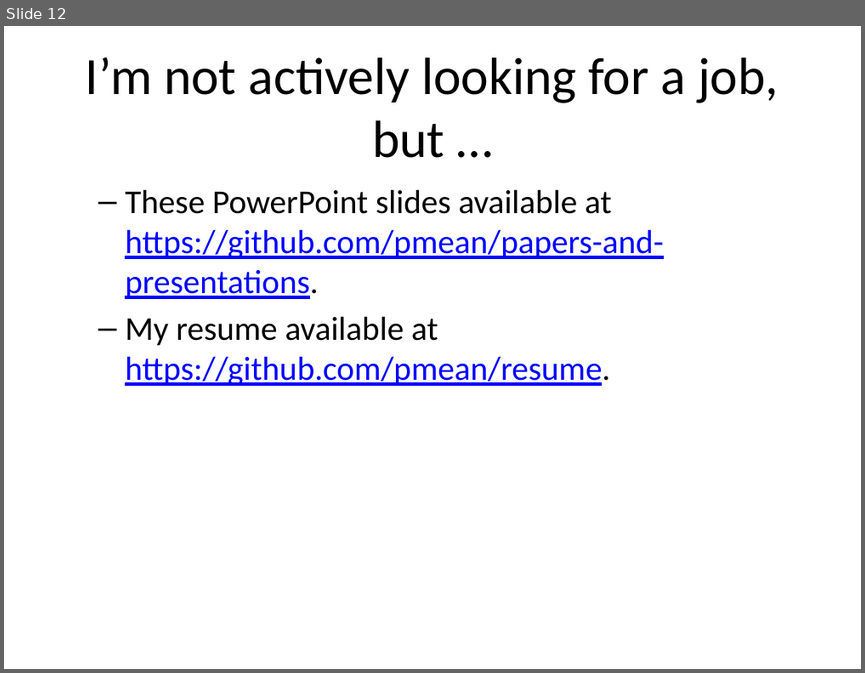
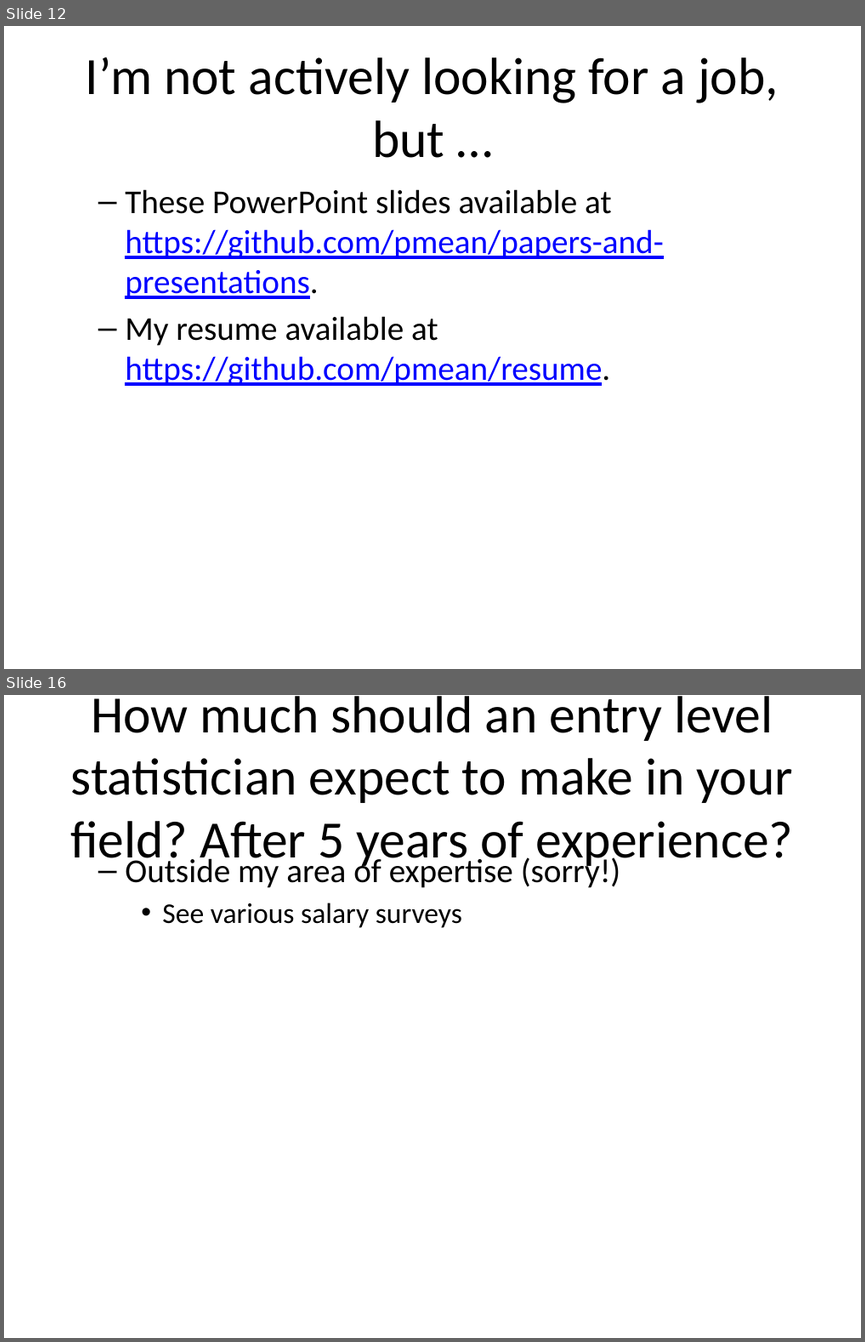
Before and after one commit to pmean/papers-and-presentations, a slide deck: consulting-careers/introduction.pptx. Shown one above the other, each under a label of ours: slide 12 before the commit, slides 12 and 16 after it; the slides between them are not shown. The pictures are 865x673 and 865x1342 pixels, drawn with LibreOffice and Linux fonts; fonts in the diff are those of the drawing. Boxes give left, top, right and bottom in pixels: in the first picture for what was removed or moved away, otherwise in the second. Text is boxed around its words. In the diff, an @@ line names an element or a change of style, - is before the commit and + after.

```diff
--- a/consulting-careers/introduction.pptx
+++ b/consulting-careers/introduction.pptx
@@ slide 16 added at <box>4,695,861,1338</box>, background #FFFFFF @@
@@ title added at <box>70,696,793,870</box>, 44 pt, text #000000 @@
+How much should an entry level statistician expect to make in your field? After 5 years of experience?
@@ text added at <box>125,854,621,928</box>, 28 pt, text #000000 @@
+  – Outside my area of expertise (sorry!)
+    • See various salary surveys
```
Also in this commit, not shown: 9 other slides added, 2 other files.
